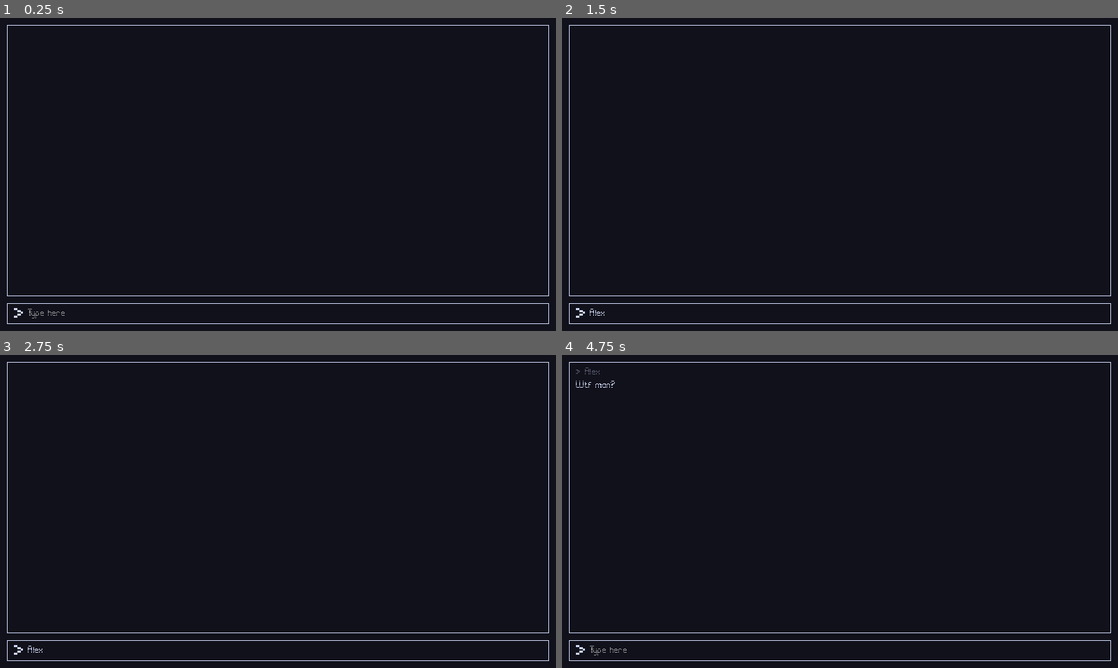
Above: before the commit, frames 1-4 (two rows, left to right).
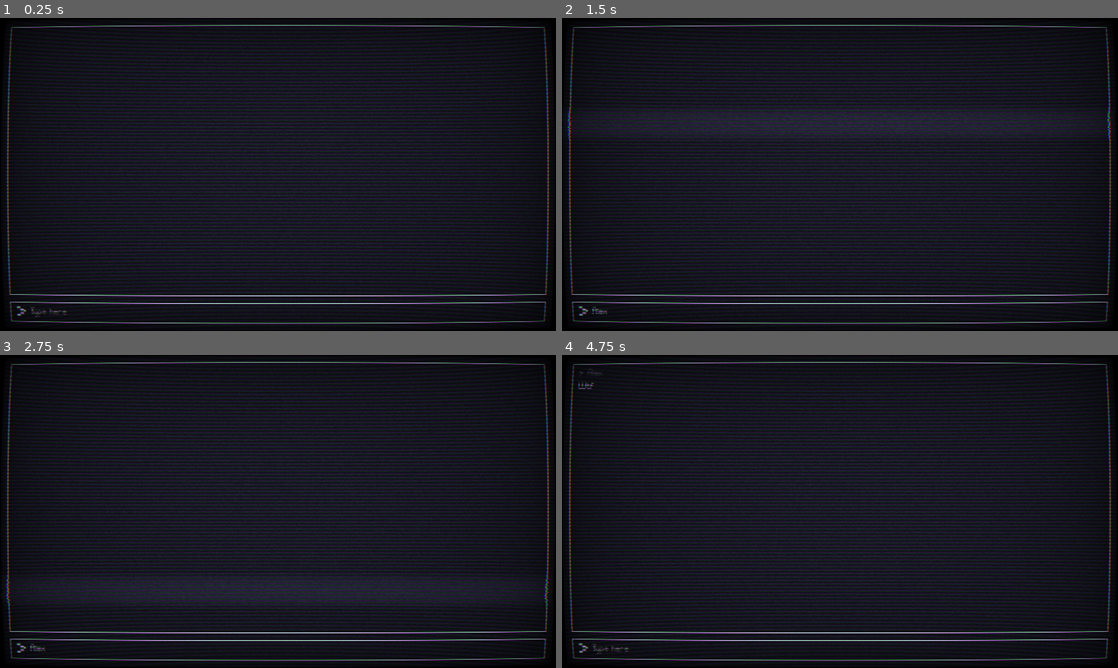
Above: after the commit, the same moments.

Repository: salty-max/namzar
Game: Godot game, scene res://scenes/game/game.tscn
The game is run twice, just before and just after one commit, with the same random seed, the same clock (stepped at 60 frames per second) and the same inputs. The project has no main scene, so this scene is started directly.
Inputs (mouse positions are in pixels of both pictures, inside the frame that each line leads up to):
- Up to frame 1 (0.25 s): no input
- Up to frame 2 (1.5 s): click (845, 312) at 0.52 s; type "Alex" at 0.6 s
- Up to frame 3 (2.75 s): no input
- Up to frame 4 (4.75 s): tap Enter at 4.25 s

The runs differ from the first frame. In frame 1, 5.4% of the frame differs, in the area x 0-100%, y 0-100%; in frame 2, 10%; in frame 3, 9.7%; in frame 4, 5.6%.

Commit message:
:sparkles: typewriter animation on response

Diff:
--- a/resources/theme/theme.tres
+++ b/resources/theme/theme.tres
@@ -10,6 +10,10 @@
 [ext_resource type="StyleBox" uid="uid://btt1ng4hk78wk" path="res://resources/theme/tab/tab_hovered.tres" id="5_8f0bn"]
 
 [sub_resource type="StyleBoxEmpty" id="StyleBoxEmpty_abmwr"]
+
+[sub_resource type="StyleBoxEmpty" id="StyleBoxEmpty_hpwev"]
+
+[sub_resource type="StyleBoxEmpty" id="StyleBoxEmpty_kkv2g"]
 
 [sub_resource type="StyleBoxTexture" id="StyleBoxTexture_g3c8d"]
 texture_margin_left = 9.0
@@ -86,6 +90,25 @@
 Label/styles/normal = SubResource("StyleBoxEmpty_abmwr")
 Panel/styles/panel = ExtResource("5_2cajb")
 PanelContainer/styles/panel = ExtResource("4_4eybu")
+RichTextLabel/colors/default_color = Color(0.803922, 0.839216, 0.956863, 1)
+RichTextLabel/colors/font_outline_color = Color(0, 0, 0, 1)
+RichTextLabel/colors/font_selected_color = Color(0, 0, 0, 0)
+RichTextLabel/colors/font_shadow_color = Color(0, 0, 0, 0)
+RichTextLabel/colors/selection_color = Color(0.1, 0.1, 1, 0.8)
+RichTextLabel/colors/table_border = Color(0, 0, 0, 0)
+RichTextLabel/colors/table_even_row_bg = Color(0, 0, 0, 0)
+RichTextLabel/colors/table_odd_row_bg = Color(0, 0, 0, 0)
+RichTextLabel/constants/line_separation = 0
+RichTextLabel/constants/outline_size = 0
+RichTextLabel/constants/shadow_offset_x = 1
+RichTextLabel/constants/shadow_offset_y = 1
+RichTextLabel/constants/shadow_outline_size = 1
+RichTextLabel/constants/table_h_separation = 3
+RichTextLabel/constants/table_v_separation = 3
+RichTextLabel/constants/text_highlight_h_padding = 3
+RichTextLabel/constants/text_highlight_v_padding = 3
+RichTextLabel/styles/focus = SubResource("StyleBoxEmpty_hpwev")
+RichTextLabel/styles/normal = SubResource("StyleBoxEmpty_kkv2g")
 TabContainer/colors/drop_mark_color = Color(1, 1, 1, 1)
 TabContainer/colors/font_disabled_color = Color(0.875, 0.875, 0.875, 0.5)
 TabContainer/colors/font_hovered_color = Color(0.709804, 0.709804, 0.709804, 1)
--- a/scenes/game/game.gd
+++ b/scenes/game/game.gd
@@ -2,6 +2,8 @@
 extends Control
 
 const HistoryRow := preload("res://scenes/history_row/history_row.tscn")
+
+@export var text_animation_speed: float = 1.0
 
 @onready var history: VBoxContainer = %History
 @onready var scroll: ScrollContainer = %Scroll
@@ -16,6 +18,7 @@
 
 func _on_text_input_text_submitted(new_text: String) -> void:
 	var row := HistoryRow.instantiate()
+	row.animation_speed = text_animation_speed
 	row.set_text(new_text, "Wtf man?")
 	history.add_child(row)
 
--- a/scenes/game/game.tscn
+++ b/scenes/game/game.tscn
@@ -95,7 +95,6 @@
 script = ExtResource("2_51yfh")
 
 [node name="CanvasLayer" type="CanvasLayer" parent="."]
-visible = false
 
 [node name="ColorRect" type="ColorRect" parent="CanvasLayer"]
 material = ExtResource("2_7dbjk")
--- a/scenes/history_row/history_row.gd
+++ b/scenes/history_row/history_row.gd
@@ -1,7 +1,43 @@
 class_name HistoryRow
 extends MarginContainer
 
+@export var animation_speed: float = 2.0
+
+@onready var response: RichTextLabel = %Response
+
+var final_text: String
+var current_char_index: int = 0
+var character_delay: float = 0.0
+var elapsed_time: float = 0.0
+var is_typing: bool = false
+
 
 func set_text(cmd: String, res: String) -> void:
+	if not is_node_ready():
+		await ready
+
 	%Feedback.text = cmd
-	%Response.text = res
+	_start_typewriter(res)
+
+
+func _start_typewriter(text: String) -> void:
+	final_text = text
+	current_char_index = 0
+	elapsed_time = 0.0
+	is_typing = true
+	character_delay = animation_speed / max(final_text.length(), 1)
+	response.clear()
+
+
+func _process(delta: float) -> void:
+	if is_typing:
+		elapsed_time += delta
+
+		while elapsed_time >= character_delay and current_char_index < final_text.length():
+			# Add the next character to the label
+			response.append_text(final_text[current_char_index])
+			current_char_index += 1
+			elapsed_time -= character_delay
+
+		if current_char_index >= final_text.length():
+			is_typing = false
--- a/scenes/history_row/history_row.tscn
+++ b/scenes/history_row/history_row.tscn
@@ -3,16 +3,16 @@
 [ext_resource type="Script" path="res://scenes/history_row/history_row.gd" id="1_0l1j0"]
 
 [node name="HistoryRow" type="MarginContainer"]
-anchors_preset = 15
+anchors_preset = 10
 anchor_right = 1.0
-anchor_bottom = 1.0
+offset_bottom = 46.0
 grow_horizontal = 2
-grow_vertical = 2
 theme_override_constants/margin_left = 8
 theme_override_constants/margin_top = 8
 theme_override_constants/margin_right = 8
 theme_override_constants/margin_bottom = 8
 script = ExtResource("1_0l1j0")
+animation_speed = 3.0
 
 [node name="Rows" type="VBoxContainer" parent="."]
 layout_mode = 2
@@ -33,7 +33,15 @@
 theme_override_colors/font_color = Color(0.345098, 0.356863, 0.439216, 1)
 text = "input feedback"
 
-[node name="Response" type="Label" parent="Rows"]
+[node name="Response" type="RichTextLabel" parent="Rows"]
 unique_name_in_owner = true
+clip_contents = false
 layout_mode = 2
+size_flags_vertical = 0
+theme_override_constants/table_v_separation = 0
+theme_override_constants/outline_size = 0
+theme_override_constants/line_separation = 0
+bbcode_enabled = true
 text = "Response"
+fit_content = true
+scroll_active = false
Not shown: 1 places in resources/theme/theme.tres that only renumber resources
